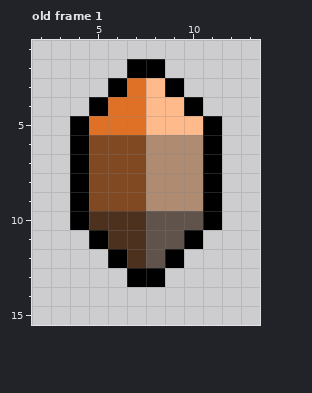
Pixel-art file -- Assets/Materials/tile.ase. The first picture shows the starting point.
16x16 pixels, 1 frame. Shown: old frame 1: x 2..13, y 1..15. The commit also changed other frames, which this record leaves out.
New version:
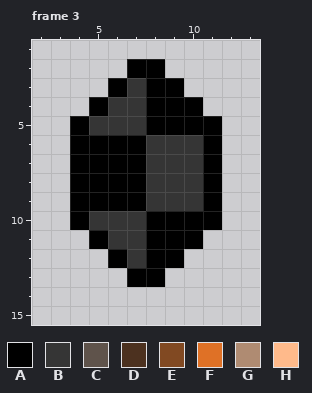
Palette (. is transparent): A #000000  B #353535  C #5f534b  D #4c311f  E #814922  F #df7126  G #af8b72  H #ffba8b
A new or re-ordered frame is compared with the old frame closest to it.
The exact change:
frames 1 -> 3
Changed rows in their new state; - is an unchanged pixel.
Frame 3 is new; against old frame 1:
first column x 5:
 3 --BA--
 4 -BBAA-
 5 BBBAAA
 6 AAABBB
 7 AAABBB
 8 AAABBB
 9 AAABBB
10 BBBAAA
11 -BBAA-
12 --BA--
Pixel boxes of the changes (left, top, right, bottom) in both pictures:
changed: (89, 78, 203, 268)
